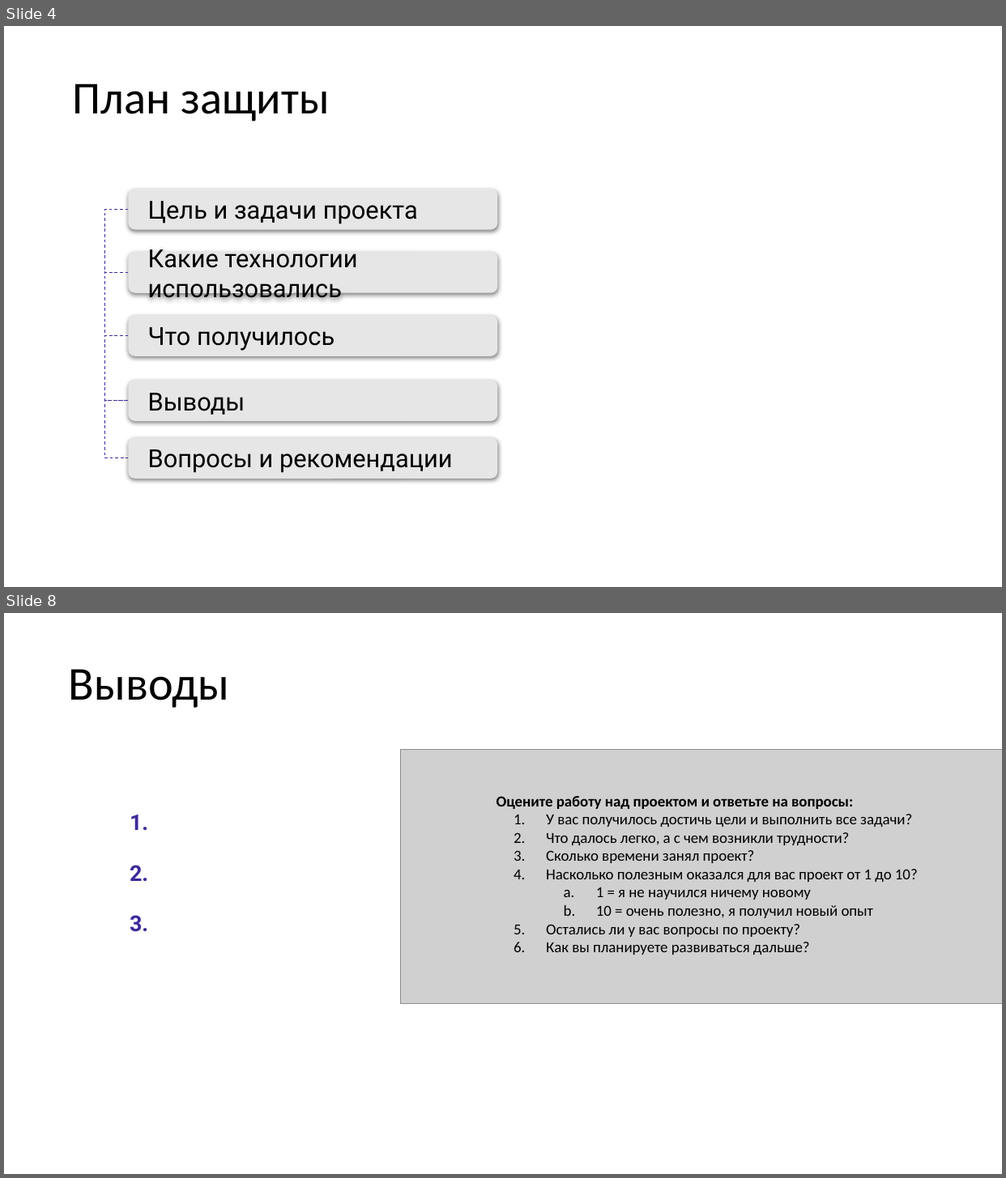
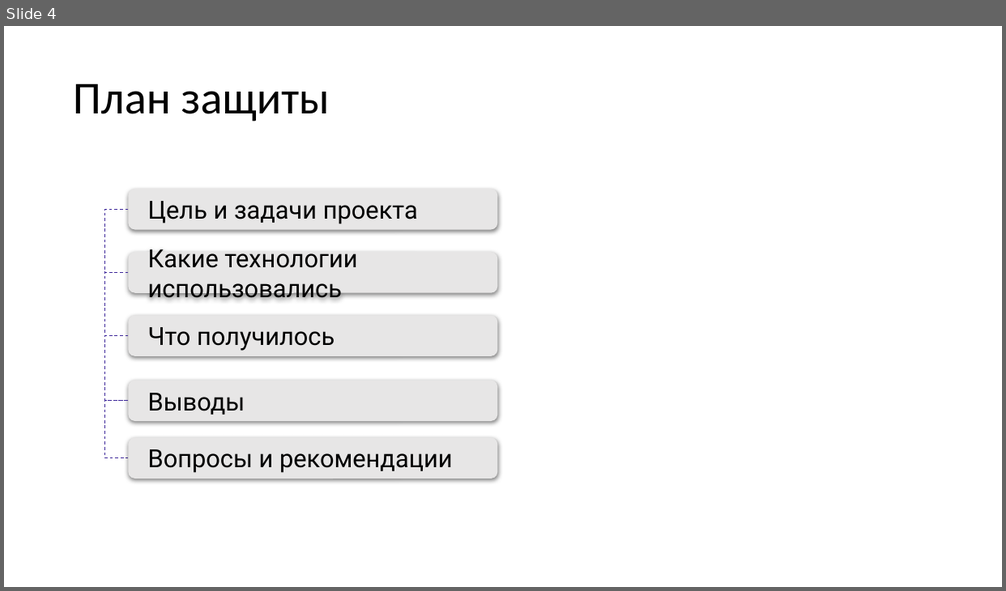
Before and after one commit to aarkin002/otus_NEb, a slide deck: Project/Otus_basic.pptx. Shown one above the other, each under a label of ours: slides 4 and 8 before the commit, slide 4 after it; the slides between them are not shown. The pictures are 1006x1178 and 1006x591 pixels, drawn with LibreOffice and Linux fonts; fonts in the diff are those of the drawing; grey boxes stand for pictures. Boxes give left, top, right and bottom in pixels: in the first picture for what was removed or moved away, otherwise in the second. Text is boxed around its words. In the diff, an @@ line names an element or a change of style, - is before the commit and + after.

```diff
--- a/Project/Otus_basic.pptx
+++ b/Project/Otus_basic.pptx
@@ slide 8 removed at [4,613,1002,1174], background #FFFFFF @@
@@ title removed at [69,669,230,708] @@
-Выводы
@@ picture removed at [401,749,1002,1004] @@
@@ table removed at [108,801,898,1003], 4 rows, 2 columns @@
-1. | 
-2. | 
-3. | 
- | 
@@ text removed at [496,796,918,955] @@
-Оцените работу над проектом и ответьте на вопросы:
-1. У вас получилось достичь цели и выполнить все задачи?
-2. Что далось легко, а с чем возникли трудности?
-3. Сколько времени занял проект?
-4. Насколько полезным оказался для вас проект от 1 до 10?
-  a. 1 = я не научился ничему новому
-  b. 10 = очень полезно, я получил новый опыт
-5. Остались ли у вас вопросы по проекту?
-6. Как вы планируете развиваться дальше?
```
Also in this commit, not shown: 3 slides changed, 19 slides added, 1 other slide removed, 1 other file.
